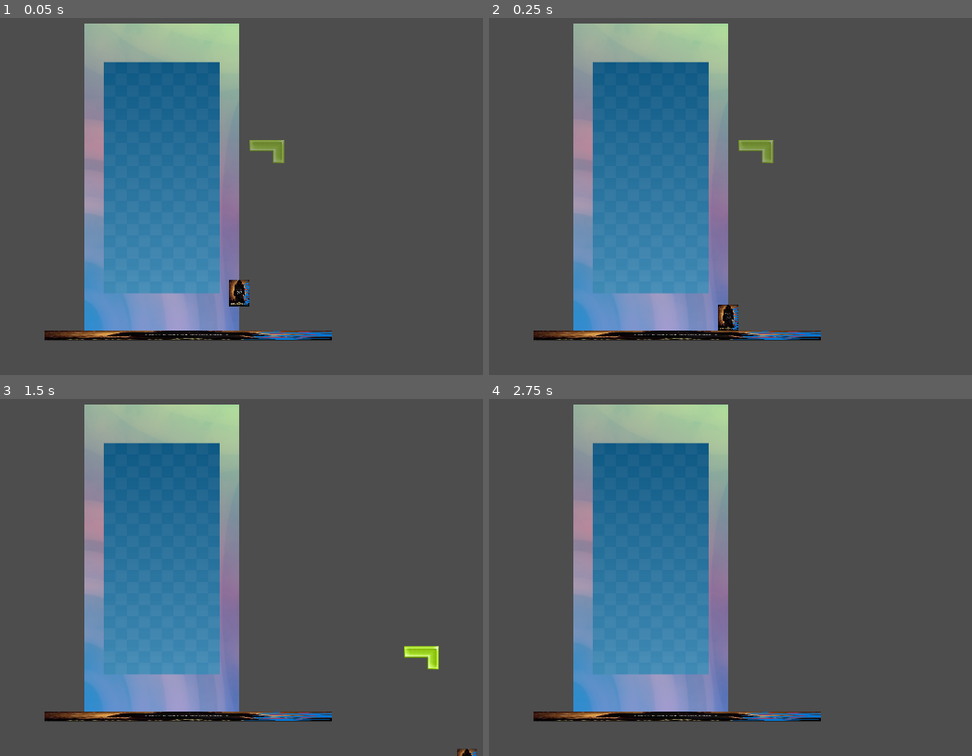
Above: before the commit, frames 1-4 (two rows, left to right).
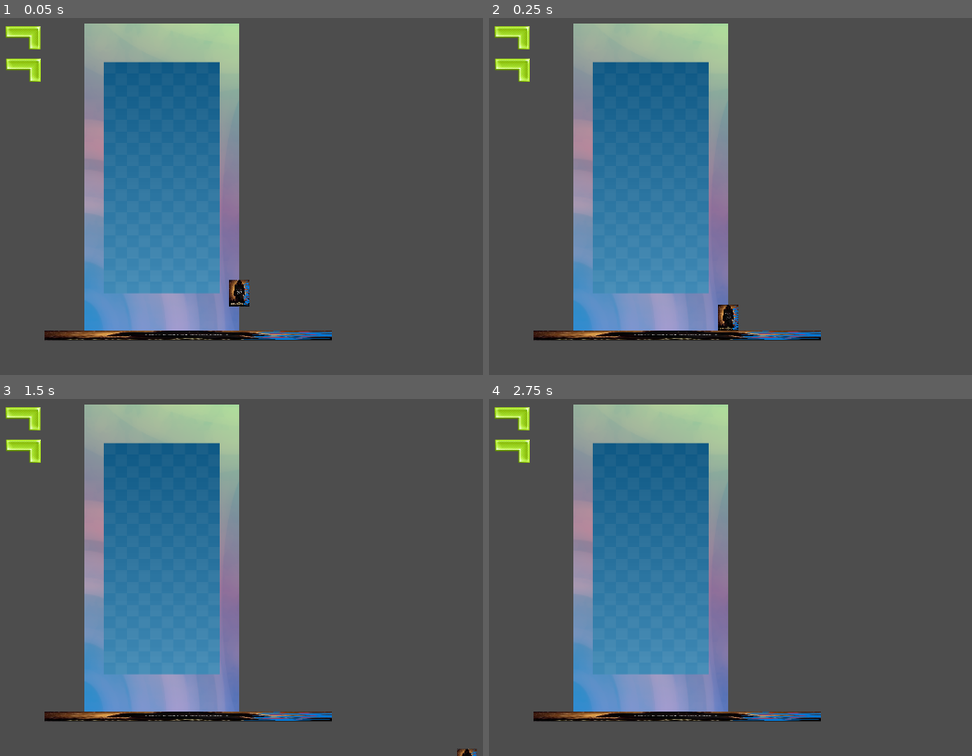
Above: after the commit, the same moments.

Repository: The-First-Pancake/gmtk-game-jam-2024
Game: Godot game, scene res://Levels/GeorgeTest.tscn
Same seed, same stepped clock (60 frames per second), same inputs: the game is played once before the commit and once after it. This scene is started directly instead of the project's main scene.
Inputs (mouse positions are in pixels of both pictures, inside the frame that each line leads up to):
- Up to frame 1 (0.05 s): no input
- Up to frame 2 (0.25 s): no input
- Up to frame 3 (1.5 s): tap Enter at 0.5 s; move the mouse to (434, 527) at 0.52 s; hold Right (move_right) from 0.53 s (still down); click (434, 527) at 0.6 s; tap Space (jump) at 0.77 s; move the mouse to (120, 570) at 1.27 s; click (120, 570) at 1.35 s
- Up to frame 4 (2.75 s): tap Space (jump) at 1.52 s; move the mouse to (831, 456) at 2.02 s; release Right (move_right) at 2.03 s; hold Left (move_left) from 2.03 s (still down); right-click (831, 456) at 2.1 s; click (831, 456) at 2.3 s

The runs differ from the first frame. In frame 1, 1.0% of the frame differs, in the area x 1-59%, y 2-41%; in frame 2, 1.0%; in frame 3, 1.0%, in the area x 1-91%, y 2-76%; in frame 4, 0.6%.

Commit message:
Add queue state to pieces

Diff:
--- a/Levels/GeorgeTest.tscn
+++ b/Levels/GeorgeTest.tscn
@@ -8,14 +8,14 @@
 [sub_resource type="RectangleShape2D" id="RectangleShape2D_atmmq"]
 size = Vector2(617, 834)
 
+[sub_resource type="RectangleShape2D" id="RectangleShape2D_1lx0t"]
+size = Vector2(234, 438)
+
 [node name="GeorgeTest" type="Node2D"]
 
 [node name="Background" type="Sprite2D" parent="."]
 position = Vector2(678, 568)
 texture = ExtResource("2_aflem")
-
-[node name="PlaceableCharacterBody2d" parent="." instance=ExtResource("2_bcq1q")]
-position = Vector2(577, 593)
 
 [node name="Player" parent="." instance=ExtResource("3_qudki")]
 
@@ -29,3 +29,17 @@
 [node name="CollisionShape2D" type="CollisionShape2D" parent="Floor"]
 position = Vector2(-0.5, -2)
 shape = SubResource("RectangleShape2D_atmmq")
+
+[node name="PlaceableCharacterBody2d2" parent="." instance=ExtResource("2_bcq1q")]
+position = Vector2(320, 289)
+
+[node name="PlaceableCharacterBody2d" parent="." instance=ExtResource("2_bcq1q")]
+position = Vector2(319, 205)
+
+[node name="NewBlockQueue" type="StaticBody2D" parent="."]
+position = Vector2(318, 483)
+scale = Vector2(1.1376, 1.42999)
+
+[node name="CollisionShape2D" type="CollisionShape2D" parent="NewBlockQueue"]
+scale = Vector2(0.628025, 1.14167)
+shape = SubResource("RectangleShape2D_1lx0t")
--- a/Prefabs/Blocks/L-Piece.tscn
+++ b/Prefabs/Blocks/L-Piece.tscn
@@ -3,3 +3,4 @@
 [ext_resource type="PackedScene" uid="uid://cxgaavewg0jbi" path="res://Prefabs/PlaceableCharacterBody2D.tscn" id="1_gu0jy"]
 
 [node name="PlaceableCharacterBody2d" instance=ExtResource("1_gu0jy")]
+input_pickable = true
--- a/Prefabs/PlaceableCharacterBody2D.tscn
+++ b/Prefabs/PlaceableCharacterBody2D.tscn
@@ -11,3 +11,5 @@
 
 [node name="CollisionPolygon2D" type="CollisionPolygon2D" parent="."]
 polygon = PackedVector2Array(15, 0, -45, 0, -45, -30, 45, -30, 45, 30, 15, 30)
+
+[connection signal="input_event" from="." to="." method="on_collision_input_event"]
--- a/Scripts/Placeable.gd
+++ b/Scripts/Placeable.gd
@@ -1,14 +1,15 @@
 extends CharacterBody2D
 
-enum PlaceState {PLACING, FALLING, PLACED}
+enum PlaceState {QUEUED, PLACING, FALLING, PLACED}
 @export var grid_size : float = 50
-var state : int = PlaceState.PLACING
+@export var collider : CollisionPolygon2D = null
+var state : int = PlaceState.QUEUED
 
 const DEFAULT_COLLISION_LAYER : int = 1
 const UNPLACED_COLLISION_LAYER : int = 2
 
 func _ready() -> void:
-	enter_placing()
+	enter_queued()
 
 func _physics_process(delta: float) -> void:
 	if (state == PlaceState.PLACING):
@@ -17,7 +18,7 @@
 		if (Input.is_action_just_pressed("rotate_block")):
 			rotation += deg_to_rad(90)
 			return
-		if (!check_for_collisions() and Input.is_action_just_pressed("drop_block")):
+		if (!check_for_collisions() and Input.is_action_just_released("drop_block")):
 			enter_falling()
 	elif (state == PlaceState.FALLING):
 		# Add the gravity.
@@ -30,6 +31,14 @@
 					player.try_squash()
 			elif (collision.get_angle(up_direction) < deg_to_rad(45) and collision.get_angle(up_direction) > deg_to_rad(-45)):
 				enter_placed()
+
+func on_collision_input_event(viewport: Node, event: InputEvent, shape_idx: int) -> void:
+	if (state == PlaceState.QUEUED):
+			if (Input.is_action_just_pressed("drop_block")):
+				enter_placing()
+
+func enter_queued() -> void:
+	state = PlaceState.QUEUED
 
 func enter_placing() -> void:
 	set_collision_layer_value(DEFAULT_COLLISION_LAYER, false);
Not shown: 1 places in Levels/GeorgeTest.tscn that only renumber resources
